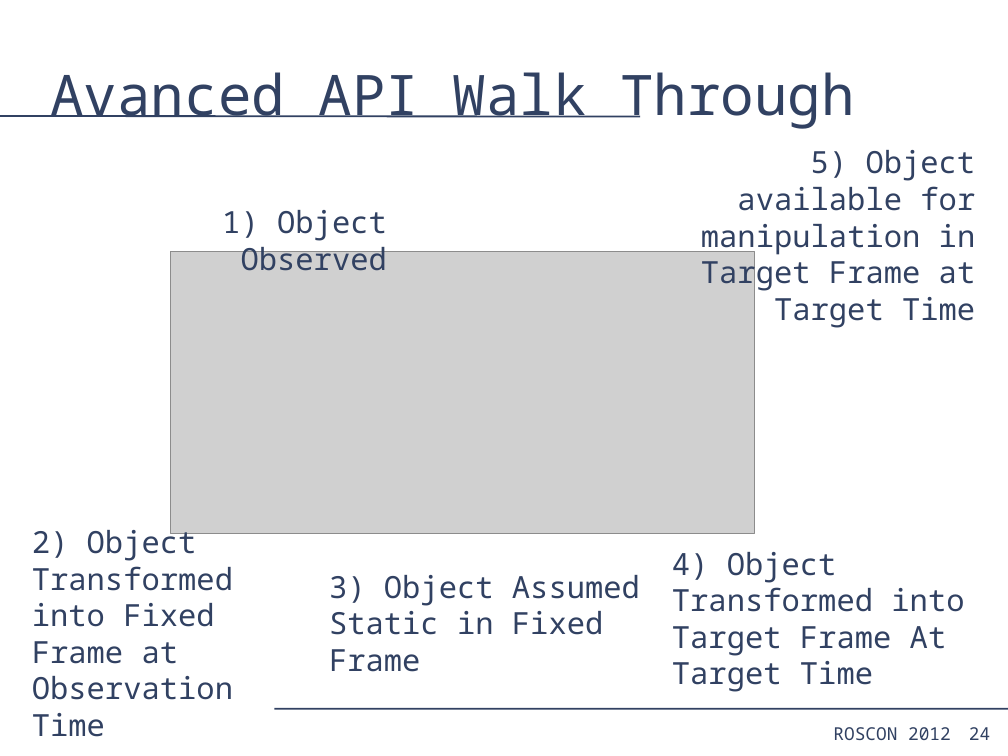
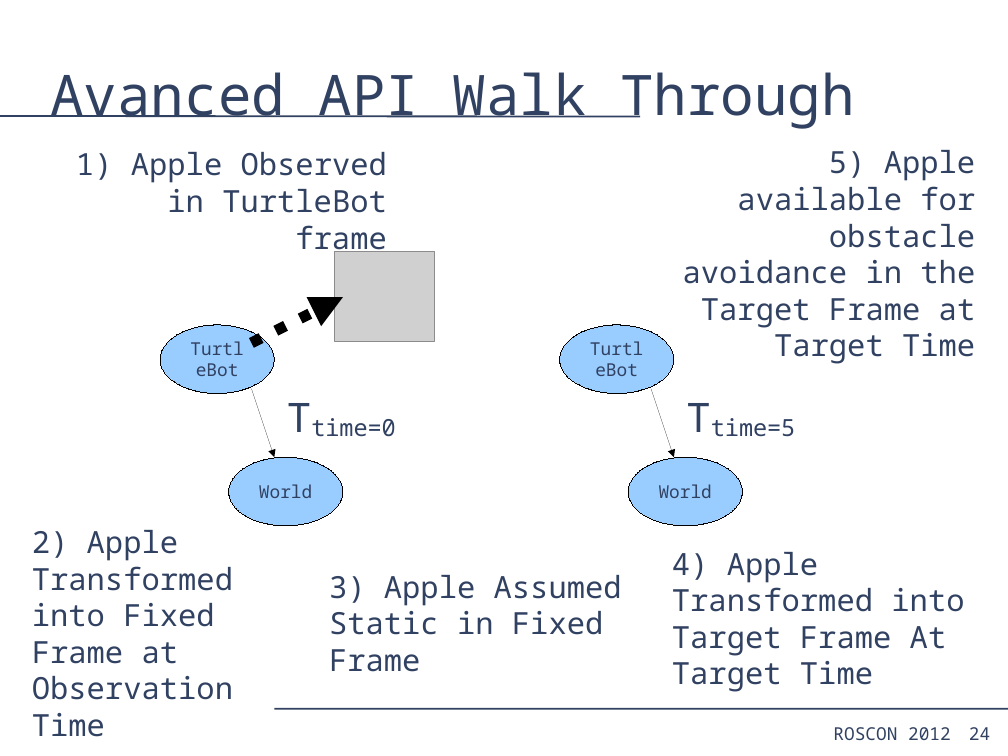
Before and after one commit to PR2/pr2_docs, a slide deck: slide 24 of pr2_training_workshop/tf/roscon_tf.odp. Drawn at 1008x756 pixels with LibreOffice and Linux fonts; fonts in the diff are those of the drawing; grey boxes stand for pictures. Boxes give left, top, right and bottom in pixels: in the first picture for what was removed or moved away, otherwise in the second. Text is boxed around its words. In the diff, an @@ line names an element or a change of style, - is before the commit and + after.

```diff
--- a/pr2_training_workshop/tf/roscon_tf.odp
+++ b/pr2_training_workshop/tf/roscon_tf.odp
@@ text at [76, 152, 387, 257]: text changed @@
-1) Object Observed
+1) Apple Observed in TurtleBot frame
@@ text at [683, 150, 976, 364]: text changed @@
-5) Object available for manipulation in Target Frame at Target Time
+5) Apple available for obstacle avoidance in the Target Frame at Target Time
@@ picture: place and size @@
-picture at [170, 252, 755, 533]
+picture at [334, 252, 434, 341]
@@ arrow added from (252, 343) to (343, 297), #000000 8.5 pt @@
@@ ellipse added at [160, 325, 274, 393], fill #99CCFF, outline #000000 0 pt, 14 pt, text #314162 @@
+TurtleBot
@@ ellipse added at [560, 325, 674, 393], fill #99CCFF, outline #000000 0 pt, 14 pt, text #314162 @@
+TurtleBot
@@ arrow added from (252, 389) to (274, 457), #000000 0 pt @@
@@ arrow added from (651, 389) to (674, 457), #000000 0 pt @@
@@ text added at [311, 418, 396, 437], 32 pt, text #314162 @@
+Ttime=0
@@ text added at [711, 418, 796, 437], 32 pt, text #314162 @@
+Ttime=5
@@ ellipse added at [229, 457, 343, 526], fill #99CCFF, outline #000000 0 pt, 14 pt, text #314162 @@
+World
@@ ellipse added at [628, 457, 743, 526], fill #99CCFF, outline #000000 0 pt, 14 pt, text #314162 @@
+World
@@ text at [32, 530, 233, 737]: text changed @@
-2) Object Transformed into Fixed Frame at Observation Time
+2) Apple Transformed into Fixed Frame at Observation Time
@@ text at [672, 552, 964, 692]: text changed @@
-4) Object Transformed into Target Frame At Target Time
+4) Apple Transformed into Target Frame At Target Time
@@ text at [329, 575, 622, 672]: text changed @@
-3) Object Assumed Static in Fixed Frame
+3) Apple Assumed Static in Fixed Frame
```
Also in this commit, not shown: 1 slide added, 1 slide removed.
